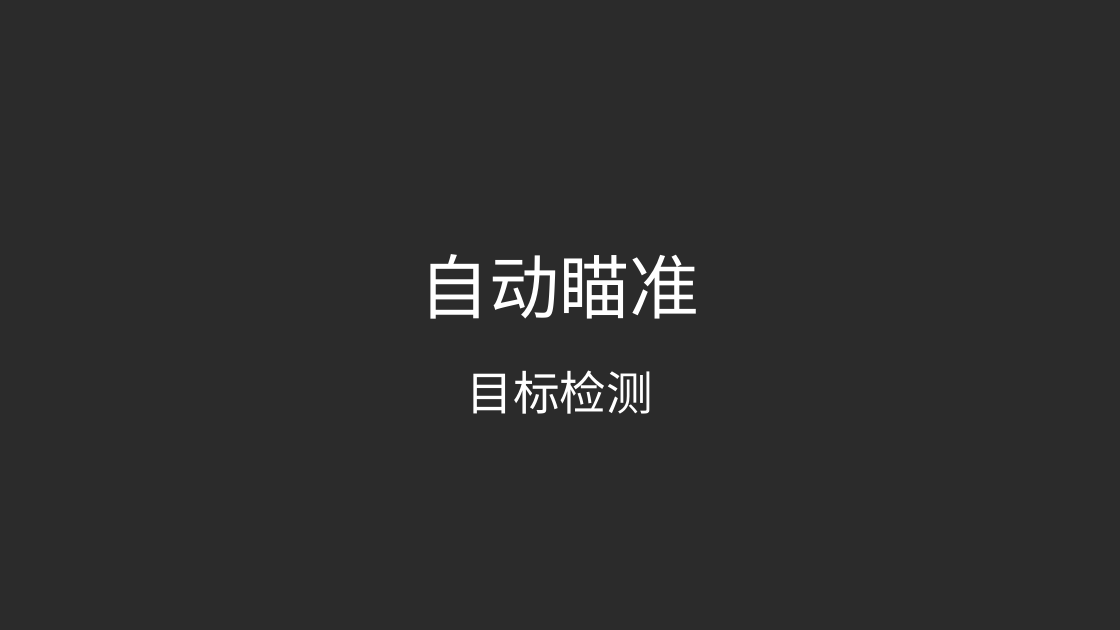
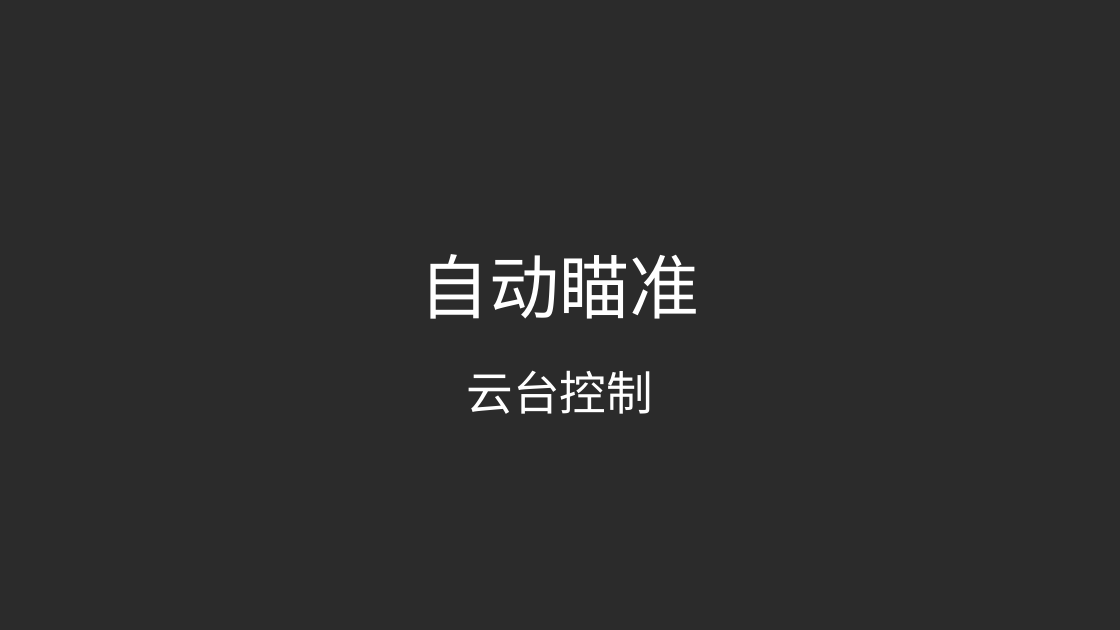
Before and after one commit to oy-tj/RMEPCourseDemo, a slide deck: slide 1 of 07 云台控制/07 自动瞄准-云台控制.pptx. Drawn at 1120x630 pixels with LibreOffice and Linux fonts; fonts in the diff are those of the drawing; background and template pictures are left out; a plain dark background stands for a picture behind light text. Boxes give left, top, right and bottom in pixels: in the first picture for what was removed or moved away, otherwise in the second. Text is boxed around its words. In the diff, an @@ line names an element or a change of style, - is before the commit and + after.

```diff
--- a/07 云台控制/07 自动瞄准-云台控制.pptx
+++ b/07 云台控制/07 自动瞄准-云台控制.pptx
@@ text at bbox=[467, 370, 654, 414]: text changed; text colour #CCE8CF to #FFFFFF @@
-目标检测
+云台控制
```
Also in this commit, not shown: 5 other slides changed, 2 other files.
